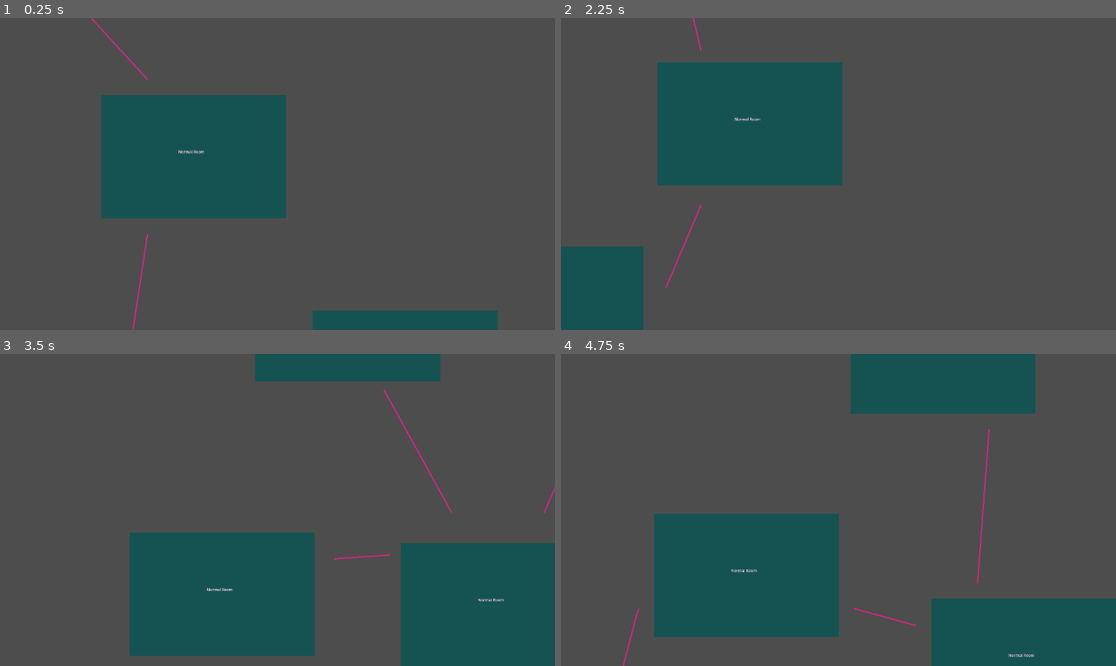
Above: before the commit, frames 1-4 (two rows, left to right).
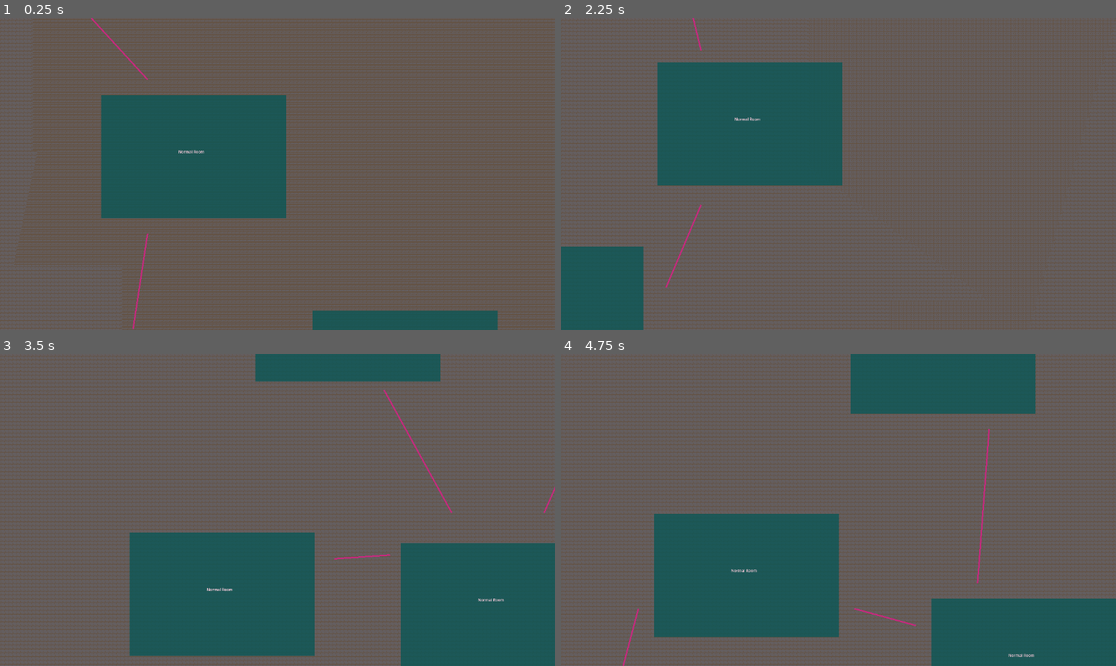
Above: after the commit, the same moments.

Repository: IronVoidForge/DungeonGenerator
Game: Godot game, scene res://DungeonGenerator/MainGeneratorScene/Generator.tscn
The game is run twice, just before and just after one commit, with the same random seed, the same clock (stepped at 60 frames per second) and the same inputs. This scene is started directly instead of the project's main scene.
Inputs (mouse positions are in pixels of both pictures, inside the frame that each line leads up to):
- Up to frame 1 (0.25 s): no input
- Up to frame 2 (2.25 s): tap Enter at 0.5, 2 s; drag from (755, 155) to (894, 105) at 0.52 s; tap Space at 1.25 s; drag from (727, 189) to (810, 236) at 1.27 s; move the mouse to (894, 105) at 2.02 s; hold D from 2.03 s (still down); tap R (rotate) at 2.1 s
- Up to frame 3 (3.5 s): release D at 2.75 s; drag from (493, 407) to (111, 463) at 2.77 s
- Up to frame 4 (4.75 s): drag from (1054, 603) to (866, 510) at 3.52 s; tap Space at 4.25 s; drag from (672, 463) to (755, 432) at 4.27 s

The runs differ from the first frame. In frame 1, less than 0.1% of the frame differs, in the area x 0-100%, y 0-100%; in frame 2, less than 0.1%; in frame 3, less than 0.1%; in frame 4, less than 0.1%.

Commit message:
fixed tilemap to be smoother. added player detector to room prefabs.

Diff:
--- a/DungeonGenerator/MainGeneratorScene/Generator.gd
+++ b/DungeonGenerator/MainGeneratorScene/Generator.gd
@@ -33,6 +33,8 @@
 }
 var all_connection_points: Array = []
 var astar_grid = AStarGrid2D.new()
+var astar = AStar2D.new()
+var astar_rect : Rect2i
 # Preload room prefabs
 const BOSS_ROOM = preload("res://DungeonGenerator/RoomPrefabs/LVL1/Boss/boss_prefab_1.tscn")
 const EXIT_ROOM = preload("res://DungeonGenerator/RoomPrefabs/LVL1/Exit/exit_prefab_1.tscn")
@@ -119,13 +121,13 @@
 	# Find the path using AStarGrid2D
 		var path = astar_grid.get_point_path(start_cell, end_cell)
 		for point in path:
-			var surrounding_offsets = [
+			var offsets = [
 				Vector2(0, 0),  # Central point
 				Vector2(-1, 0),  # Right of the central point
 				Vector2(0, -1),  # Above the central point
 				Vector2(-1, -1)   # Diagonally top-right from the central point
 				]
-			for offset in surrounding_offsets:
+			for offset in offsets:
 				var stamp_point = point + offset * 16  # multiplying by 16 if necessary
 				# Here, check if the cell at 'stamp_point' is open before placing a tile
 				if floor_tilemap.get_cell_source_id(0, stamp_point) == -1:
@@ -263,7 +265,6 @@
 	var original_wall_cells = Dictionary()
 	for cell in wall_tilemap.get_used_cells(0):
 		original_wall_cells[cell] = true
-
 	for i in range(thickness):
 		var new_wall_cells = Dictionary()
 		for cell in original_wall_cells.keys():
--- a/DungeonGenerator/MainGeneratorScene/Generator.tscn
+++ b/DungeonGenerator/MainGeneratorScene/Generator.tscn
@@ -1,8 +1,9 @@
-[gd_scene load_steps=6 format=3 uid="uid://tqxjvds2x68i"]
+[gd_scene load_steps=7 format=3 uid="uid://tqxjvds2x68i"]
 
 [ext_resource type="Script" path="res://DungeonGenerator/MainGeneratorScene/Generator.gd" id="1_npvb3"]
 [ext_resource type="Script" path="res://dungeonlayouteditor/Camera2D.gd" id="2_eeqrw"]
 [ext_resource type="PackedScene" path="res://DungeonGenerator/LayoutRepo/LVL1/1.tscn" id="2_v1a4p"]
+[ext_resource type="Texture2D" uid="uid://ogdx8b62cxh4" path="res://assets/dungeon/floors/floors1/FloorRepeater.png" id="4_fn36f"]
 [ext_resource type="TileSet" uid="uid://pcxejavgi8wk" path="res://assets/dungeon/walls/walls1/tileset_Walls1.tres" id="5_rqxu8"]
 [ext_resource type="TileSet" uid="uid://bhgxw71uumtfg" path="res://DungeonGenerator/RoomPrefabs/BasicTile.tres" id="10_431lo"]
 
@@ -13,6 +14,15 @@
 [node name="Camera2D" type="Camera2D" parent="."]
 zoom = Vector2(0.5, 0.5)
 script = ExtResource("2_eeqrw")
+
+[node name="TextureRect" type="TextureRect" parent="."]
+modulate = Color(0.392157, 0.466667, 0.67451, 0.992157)
+offset_left = -5664.0
+offset_top = -4192.0
+offset_right = 5696.0
+offset_bottom = 4224.0
+texture = ExtResource("4_fn36f")
+stretch_mode = 1
 
 [node name="Floors" type="TileMap" parent="."]
 tile_set = ExtResource("10_431lo")
--- a/DungeonGenerator/RoomPrefabs/LVL1/Exit/exit_prefab_1.tscn
+++ b/DungeonGenerator/RoomPrefabs/LVL1/Exit/exit_prefab_1.tscn
@@ -1,6 +1,9 @@
-[gd_scene load_steps=2 format=3 uid="uid://cvqvx5i1tajrv"]
+[gd_scene load_steps=3 format=3 uid="uid://cvqvx5i1tajrv"]
 
 [ext_resource type="PackedScene" uid="uid://cf0b8o4eden78" path="res://DungeonGenerator/RoomPrefabs/RoomPrefab.tscn" id="1_b5opw"]
+
+[sub_resource type="RectangleShape2D" id="RectangleShape2D_qlndi"]
+size = Vector2(320, 256)
 
 [node name="ExitPrefab" instance=ExtResource("1_b5opw")]
 layer_0/tile_data = PackedInt32Array(-262147, 65537, 7, -196611, 65537, 7, -131075, 65537, 7, -131080, 65537, 7, -19661 …(3728 unchanged characters)…
@@ -10,3 +13,6 @@
 offset_top = -128.0
 offset_right = 160.0
 offset_bottom = 128.0
+
+[node name="CollisionShape2D" parent="PlayerDetector" index="0"]
+shape = SubResource("RectangleShape2D_qlndi")
--- a/DungeonGenerator/RoomPrefabs/LVL1/Key/key_prefab_1.tscn
+++ b/DungeonGenerator/RoomPrefabs/LVL1/Key/key_prefab_1.tscn
@@ -1,6 +1,9 @@
-[gd_scene load_steps=2 format=3 uid="uid://dkkcvekdpoy26"]
+[gd_scene load_steps=3 format=3 uid="uid://dkkcvekdpoy26"]
 
 [ext_resource type="PackedScene" uid="uid://cf0b8o4eden78" path="res://DungeonGenerator/RoomPrefabs/RoomPrefab.tscn" id="1_uug2h"]
+
+[sub_resource type="RectangleShape2D" id="RectangleShape2D_6rafb"]
+size = Vector2(160, 160)
 
 [node name="KeyPrefab" instance=ExtResource("1_uug2h")]
 layer_0/tile_data = PackedInt32Array(-262148, 65537, 7, -196612, 65537, 7, -196613, 65537, 7, -131077, 65537, 7, -13107 …(1566 unchanged characters)…
@@ -10,3 +13,6 @@
 offset_top = -80.0
 offset_right = 80.0
 offset_bottom = 80.0
+
+[node name="CollisionShape2D" parent="PlayerDetector" index="0"]
+shape = SubResource("RectangleShape2D_6rafb")
--- a/DungeonGenerator/RoomPrefabs/LVL1/NPC/npc_prefab_1.tscn
+++ b/DungeonGenerator/RoomPrefabs/LVL1/NPC/npc_prefab_1.tscn
@@ -1,6 +1,9 @@
-[gd_scene load_steps=2 format=3 uid="uid://bbxukys2irmho"]
+[gd_scene load_steps=3 format=3 uid="uid://bbxukys2irmho"]
 
 [ext_resource type="PackedScene" uid="uid://cf0b8o4eden78" path="res://DungeonGenerator/RoomPrefabs/RoomPrefab.tscn" id="1_32yh4"]
+
+[sub_resource type="RectangleShape2D" id="RectangleShape2D_087av"]
+size = Vector2(384, 352)
 
 [node name="NPCPrefab" instance=ExtResource("1_32yh4")]
 layer_0/tile_data = PackedInt32Array(196603, 65537, 7, 131067, 65537, 7, 65531, 65537, 7, -196613, 65537, 7, -262149, 6 …(8427 unchanged characters)…
@@ -10,3 +13,6 @@
 offset_top = -176.0
 offset_right = 192.0
 offset_bottom = 176.0
+
+[node name="CollisionShape2D" parent="PlayerDetector" index="0"]
+shape = SubResource("RectangleShape2D_087av")
--- a/DungeonGenerator/RoomPrefabs/LVL1/Normal/normal_prefab_1.tscn
+++ b/DungeonGenerator/RoomPrefabs/LVL1/Normal/normal_prefab_1.tscn
@@ -1,6 +1,12 @@
-[gd_scene load_steps=2 format=3 uid="uid://ddm3qgcyvl0so"]
+[gd_scene load_steps=3 format=3 uid="uid://ddm3qgcyvl0so"]
 
 [ext_resource type="PackedScene" uid="uid://cf0b8o4eden78" path="res://DungeonGenerator/RoomPrefabs/RoomPrefab.tscn" id="1_t0657"]
 
+[sub_resource type="RectangleShape2D" id="RectangleShape2D_qx4ph"]
+size = Vector2(768, 512)
+
 [node name="NormalPrefab1" instance=ExtResource("1_t0657")]
 layer_0/tile_data = PackedInt32Array(524282, 65537, 7, 458746, 65537, 7, 393210, 65537, 7, 327674, 65537, 7, 262138, 65 …(25200 unchanged characters)…
+
+[node name="CollisionShape2D" parent="PlayerDetector" index="0"]
+shape = SubResource("RectangleShape2D_qx4ph")
--- a/DungeonGenerator/RoomPrefabs/LVL1/PreBoss/pre_boss_prefab_1.tscn
+++ b/DungeonGenerator/RoomPrefabs/LVL1/PreBoss/pre_boss_prefab_1.tscn
@@ -1,6 +1,9 @@
-[gd_scene load_steps=2 format=3 uid="uid://b6kq16mrpyc60"]
+[gd_scene load_steps=3 format=3 uid="uid://b6kq16mrpyc60"]
 
 [ext_resource type="PackedScene" uid="uid://cf0b8o4eden78" path="res://DungeonGenerator/RoomPrefabs/RoomPrefab.tscn" id="1_bgytl"]
+
+[sub_resource type="RectangleShape2D" id="RectangleShape2D_tjn38"]
+size = Vector2(320, 256)
 
 [node name="PreBossPrefab" instance=ExtResource("1_bgytl")]
 layer_0/tile_data = PackedInt32Array(-458762, 65537, 7, -458761, 65537, 7, -458760, 65537, 7, -458759, 65537, 7, -45875 …(4850 unchanged characters)…
@@ -10,3 +13,6 @@
 offset_top = -128.0
 offset_right = 160.0
 offset_bottom = 128.0
+
+[node name="CollisionShape2D" parent="PlayerDetector" index="0"]
+shape = SubResource("RectangleShape2D_tjn38")
--- a/DungeonGenerator/RoomPrefabs/LVL1/Secret/secret_prefab_1.tscn
+++ b/DungeonGenerator/RoomPrefabs/LVL1/Secret/secret_prefab_1.tscn
@@ -1,6 +1,9 @@
-[gd_scene load_steps=2 format=3 uid="uid://de8a57ei62pox"]
+[gd_scene load_steps=3 format=3 uid="uid://de8a57ei62pox"]
 
 [ext_resource type="PackedScene" uid="uid://cf0b8o4eden78" path="res://DungeonGenerator/RoomPrefabs/RoomPrefab.tscn" id="1_dvyst"]
+
+[sub_resource type="RectangleShape2D" id="RectangleShape2D_o3xio"]
+size = Vector2(256, 320)
 
 [node name="SecretPrefab" instance=ExtResource("1_dvyst")]
 layer_0/tile_data = PackedInt32Array(-589830, 65537, 7, -524294, 65537, 7, -458758, 65537, 7, -458759, 65537, 7, -45876 …(4953 unchanged characters)…
@@ -10,3 +13,6 @@
 offset_top = -160.0
 offset_right = 128.0
 offset_bottom = 160.0
+
+[node name="CollisionShape2D" parent="PlayerDetector" index="0"]
+shape = SubResource("RectangleShape2D_o3xio")
--- a/DungeonGenerator/RoomPrefabs/LVL1/Shop/shop_prefab_1.tscn
+++ b/DungeonGenerator/RoomPrefabs/LVL1/Shop/shop_prefab_1.tscn
@@ -1,6 +1,9 @@
-[gd_scene load_steps=2 format=3 uid="uid://v1ka8bn1hj6i"]
+[gd_scene load_steps=3 format=3 uid="uid://v1ka8bn1hj6i"]
 
 [ext_resource type="PackedScene" uid="uid://cf0b8o4eden78" path="res://DungeonGenerator/RoomPrefabs/RoomPrefab.tscn" id="1_3ftlo"]
+
+[sub_resource type="RectangleShape2D" id="RectangleShape2D_g8n1y"]
+size = Vector2(640, 544)
 
 [node name="ShopPrefab" instance=ExtResource("1_3ftlo")]
 layer_0/tile_data = PackedInt32Array(-131092, 65537, 7, -196628, 65537, 7, -262163, 65537, 7, -327699, 65537, 7, -39323 …(20037 unchanged characters)…
@@ -10,3 +13,6 @@
 offset_top = -272.0
 offset_right = 320.0
 offset_bottom = 272.0
+
+[node name="CollisionShape2D" parent="PlayerDetector" index="0"]
+shape = SubResource("RectangleShape2D_g8n1y")
--- a/DungeonGenerator/RoomPrefabs/LVL1/Start/start_prefab_1.tscn
+++ b/DungeonGenerator/RoomPrefabs/LVL1/Start/start_prefab_1.tscn
@@ -1,6 +1,9 @@
-[gd_scene load_steps=2 format=3 uid="uid://elpnksesduc"]
+[gd_scene load_steps=3 format=3 uid="uid://elpnksesduc"]
 
 [ext_resource type="PackedScene" uid="uid://cf0b8o4eden78" path="res://DungeonGenerator/RoomPrefabs/RoomPrefab.tscn" id="1_8q53u"]
+
+[sub_resource type="RectangleShape2D" id="RectangleShape2D_2qiyw"]
+size = Vector2(384, 384)
 
 [node name="StartPrefab1" instance=ExtResource("1_8q53u")]
 layer_0/tile_data = PackedInt32Array(-131084, 65537, 7, -131083, 65537, 7, -196619, 65537, 7, -196618, 65537, 7, -26215 …(8064 unchanged characters)…
@@ -10,3 +13,6 @@
 offset_top = -192.0
 offset_right = 192.0
 offset_bottom = 192.0
+
+[node name="CollisionShape2D" parent="PlayerDetector" index="0"]
+shape = SubResource("RectangleShape2D_2qiyw")
--- a/DungeonGenerator/RoomPrefabs/LVL1/Treasure/treasure_prefab_1.tscn
+++ b/DungeonGenerator/RoomPrefabs/LVL1/Treasure/treasure_prefab_1.tscn
@@ -1,6 +1,9 @@
-[gd_scene load_steps=2 format=3 uid="uid://lwaplwetuxsc"]
+[gd_scene load_steps=3 format=3 uid="uid://lwaplwetuxsc"]
 
 [ext_resource type="PackedScene" uid="uid://cf0b8o4eden78" path="res://DungeonGenerator/RoomPrefabs/RoomPrefab.tscn" id="1_5npid"]
+
+[sub_resource type="RectangleShape2D" id="RectangleShape2D_87a3s"]
+size = Vector2(256, 288)
 
 [node name="TreasurePrefab" instance=ExtResource("1_5npid")]
 layer_0/tile_data = PackedInt32Array(-131074, 65537, 7, -262146, 65537, 7, -327682, 65537, 7, -393218, 65537, 7, -45875 …(4002 unchanged characters)…
@@ -10,3 +13,6 @@
 offset_top = -144.0
 offset_right = 128.0
 offset_bottom = 144.0
+
+[node name="CollisionShape2D" parent="PlayerDetector" index="0"]
+shape = SubResource("RectangleShape2D_87a3s")
--- a/DungeonGenerator/RoomPrefabs/RoomPrefab.tscn
+++ b/DungeonGenerator/RoomPrefabs/RoomPrefab.tscn
@@ -43,4 +43,6 @@
 
 [node name="PlayerDetector" type="Area2D" parent="."]
 
+[node name="CollisionShape2D" type="CollisionShape2D" parent="PlayerDetector"]
+
 [connection signal="body_entered" from="PlayerDetector" to="." method="_on_player_detector_body_entered"]
--- a/dungeonlayouteditor/connection_line.gd
+++ b/dungeonlayouteditor/connection_line.gd
@@ -63,11 +63,11 @@
 		current_point1 = point1
 		current_point2 = point2
 
-func find_closest_points(room1, room2):
+func find_closest_points(r1, r2):
 	var min_distance = INF
 	var closest_pair = [null, null]
-	var room1_points = room1.get_unused_connections()
-	var room2_points = room2.get_unused_connections()
+	var room1_points = r1.get_unused_connections()
+	var room2_points = r2.get_unused_connections()
 	for point1 in room1_points:
 		for point2 in room2_points:
 			var distance = point1.global_position.distance_to(point2.global_position)
Binary file added: assets/dungeon/floors/floors1/FloorRepeater.png
Not shown, added: assets/dungeon/floors/floors1/FloorRepeater.png.import
Binary file changed: assets/dungeon/walls/walls1/tileset_Walls1.png
